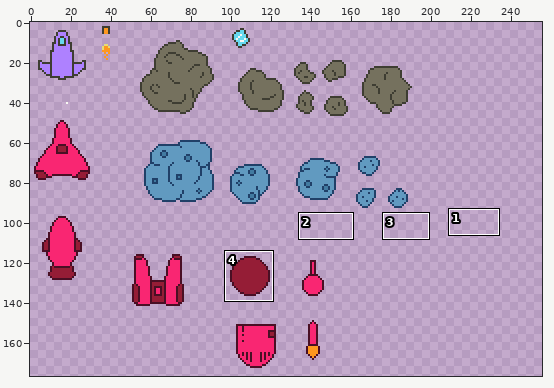
File history of a pixel-art file, src/LudumDare54/Assets/Content/Sprites/Items.aseprite. The first picture is a wide view before the edit; the outline marks the close-up.
Close-up. Before:
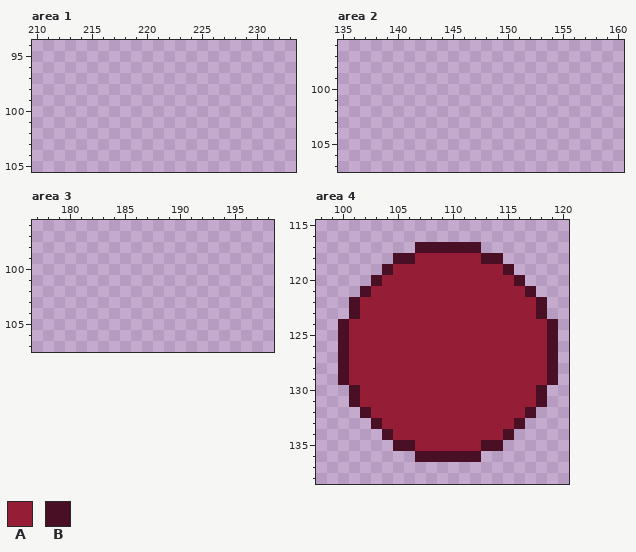
1024x1024 pixels, 1 frame. Shown: area 1: x 210..233, y 94..105; area 2: x 135..160, y 96..107; area 3: x 177..198, y 96..107; area 4: x 98..120, y 115..138. The wide view leaves out empty margins. The commit also changed other parts of the picture, which this record leaves out.
Palette (. is transparent): A #951d36  B #490f24
Pixels before, area 4, first column x 100:
117 .......BBBBBB.......
118 .....BBAAAAAABB.....
119 ....BAAAAAAAAAAB....
120 ...BAAAAAAAAAAAAB...
121 ..BAAAAAAAAAAAAAAB..
122 .BAAAAAAAAAAAAAAAAB.
123 .BAAAAAAAAAAAAAAAAB.
124 BAAAAAAAAAAAAAAAAAAB
125 BAAAAAAAAAAAAAAAAAAB
126 BAAAAAAAAAAAAAAAAAAB
127 BAAAAAAAAAAAAAAAAAAB
128 BAAAAAAAAAAAAAAAAAAB
129 BAAAAAAAAAAAAAAAAAAB
130 .BAAAAAAAAAAAAAAAAB.
131 .BAAAAAAAAAAAAAAAAB.
132 ..BAAAAAAAAAAAAAAB..
133 ...BAAAAAAAAAAAAB...
134 ....BAAAAAAAAAAB....
135 .....BBAAAAAABB.....
136 .......BBBBBB.......
Now the later version:
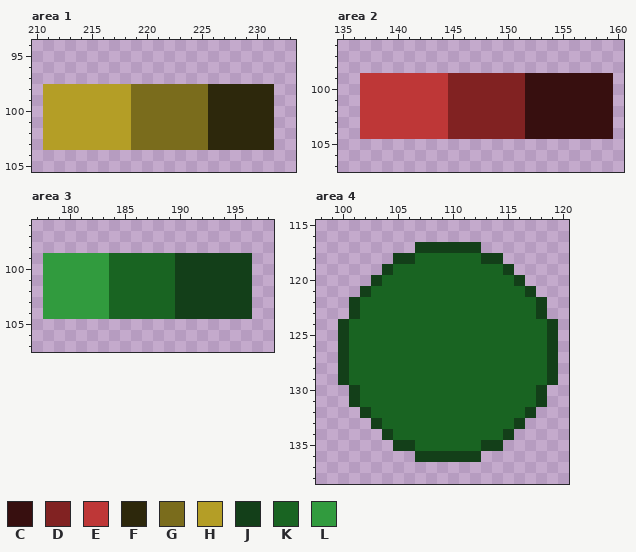
Colours new in this view: C #370f0f  D #812222  E #be3737  F #2d280c  G #7a6c1c  H #b49e26  J #133f19  K #196422  L #319b3e
Change:
Area 1:
y 98..103: x 211..231 ..................... -> HHHHHHHHGGGGGGGFFFFFF
Area 2:
y 99..104: x 137..159 ....................... -> EEEEEEEEDDDDDDDCCCCCCCC
Area 3:
y 99..104: x 178..196 ................... -> LLLLLLKKKKKKJJJJJJJ
Area 4:
y 117: x 107..112 BBBBBB -> JJJJJJ
y 118: x 105..114 BBAAAAAABB -> JJKKKKKKJJ
y 119: x 104..115 BAAAAAAAAAAB -> JKKKKKKKKKKJ
y 120: x 103..116 BAAAAAAAAAAAAB -> JKKKKKKKKKKKKJ
y 121: x 102..117 BAAAAAAAAAAAAAAB -> JKKKKKKKKKKKKKKJ
y 122..123: x 101..118 BAAAAAAAAAAAAAAAAB -> JKKKKKKKKKKKKKKKKJ
y 124..129: x 100..119 BAAAAAAAAAAAAAAAAAAB -> JKKKKKKKKKKKKKKKKKKJ
y 130..131: x 101..118 BAAAAAAAAAAAAAAAAB -> JKKKKKKKKKKKKKKKKJ
y 132: x 102..117 BAAAAAAAAAAAAAAB -> JKKKKKKKKKKKKKKJ
y 133: x 103..116 BAAAAAAAAAAAAB -> JKKKKKKKKKKKKJ
y 134: x 104..115 BAAAAAAAAAAB -> JKKKKKKKKKKJ
y 135: x 105..114 BBAAAAAABB -> JJKKKKKKJJ
y 136: x 107..112 BBBBBB -> JJJJJJ
Where, in picture pixels (left, top, right, bottom), the same in both close-ups:
added: (43, 84, 274, 150)
added: (360, 73, 613, 139)
added: (43, 253, 252, 319)
changed: (338, 242, 558, 462)
